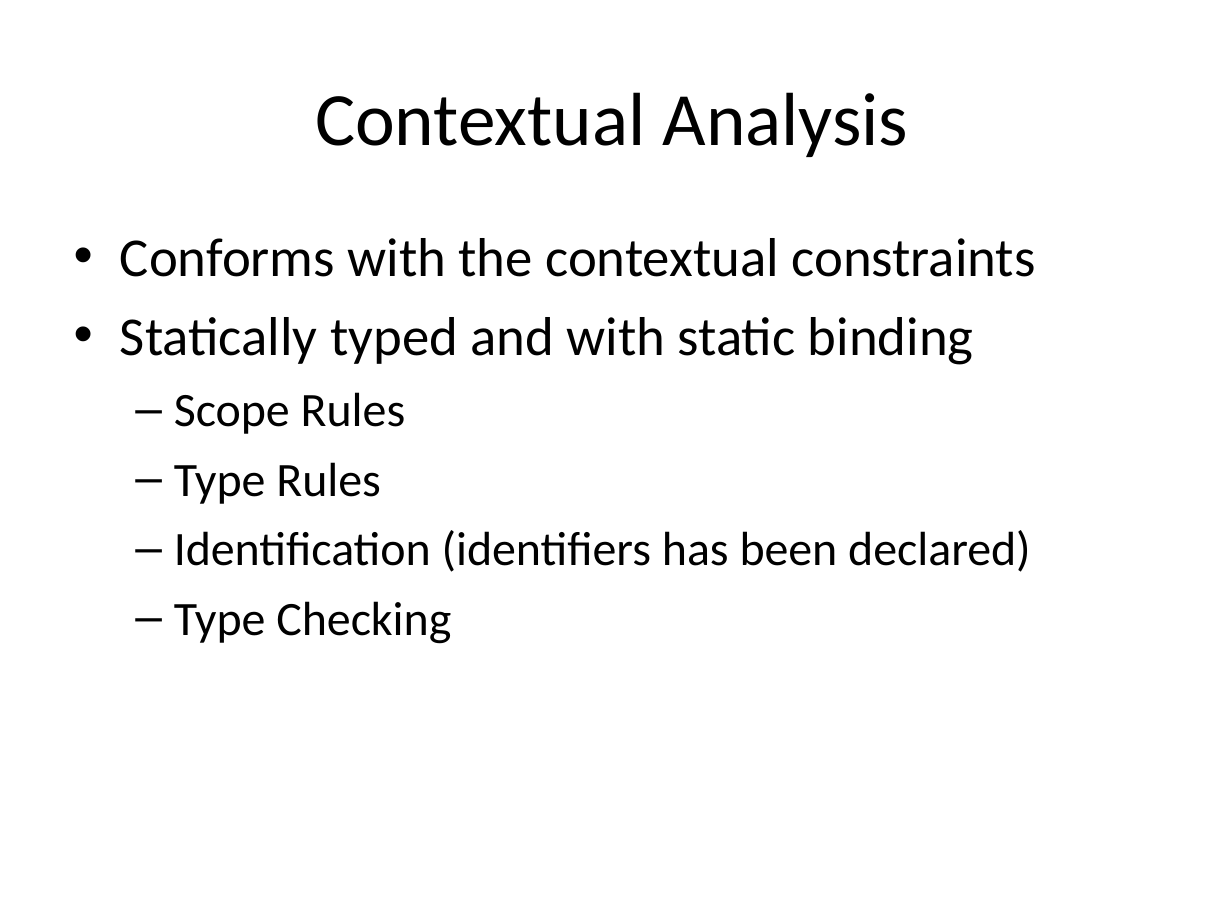
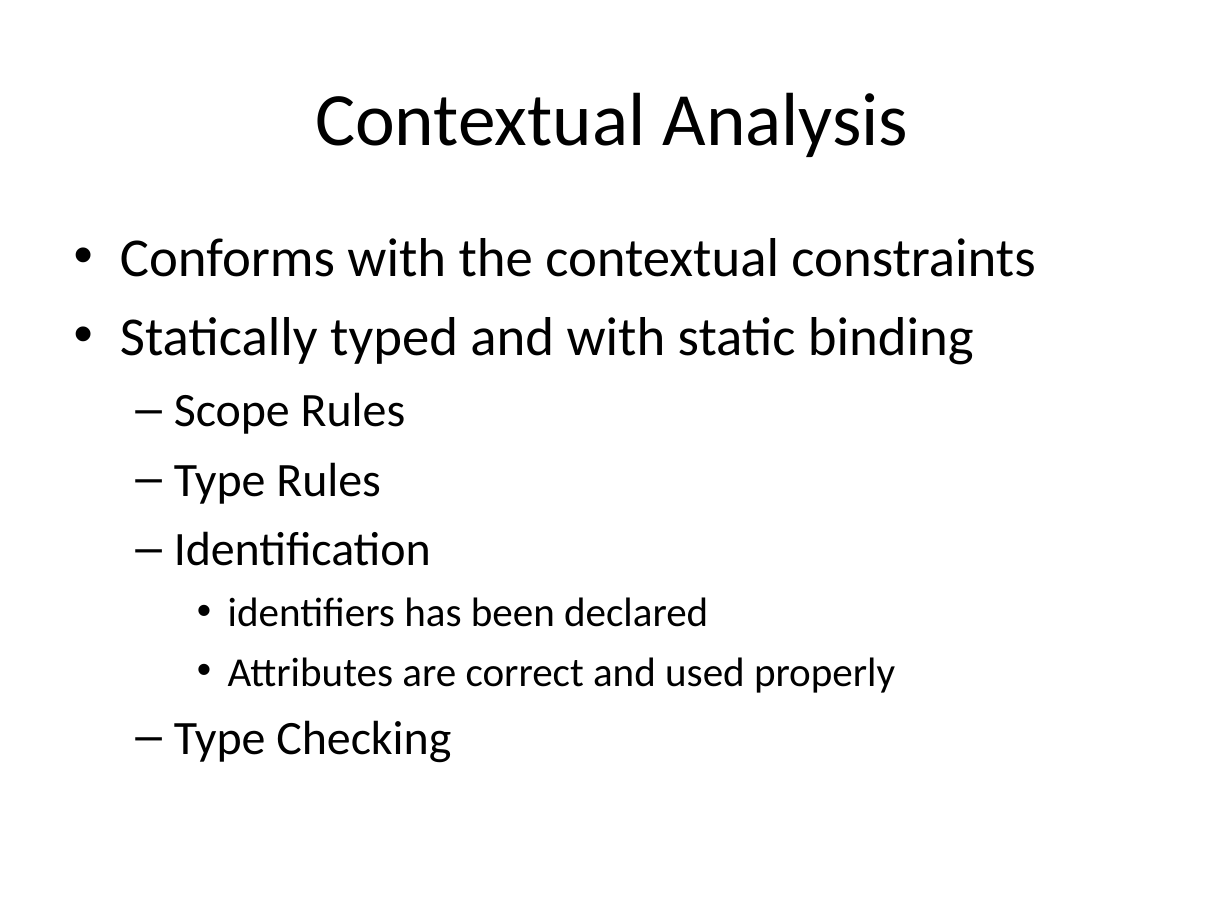
Before and after one commit to isurup/kalle-martin-group, a slide deck: slide 5 of SSE2/slides/1 Analysis.ppt. Drawn at 1232x924 pixels with LibreOffice and Linux fonts; fonts in the diff are those of the drawing. Boxes give left, top, right and bottom in pixels: in the first picture for what was removed or moved away, otherwise in the second. Text is boxed around its words. In the diff, an @@ line names an element or a change of style, - is before the commit and + after.

```diff
--- a/SSE2/slides/1 Analysis.ppt
+++ b/SSE2/slides/1 Analysis.ppt
@@ text at [174, 531, 895, 693]: text changed; size 28 to 24 pt @@
-  – Identification (identifiers has been declared)
+  – Identification
+    • identifiers has been declared
+    • Attributes are correct and used properly
```
